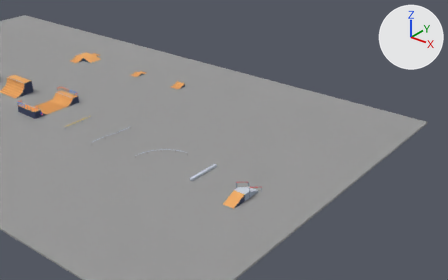
Renders of the glTF model game/assets/levels/greybox.glb from each side of a commit.
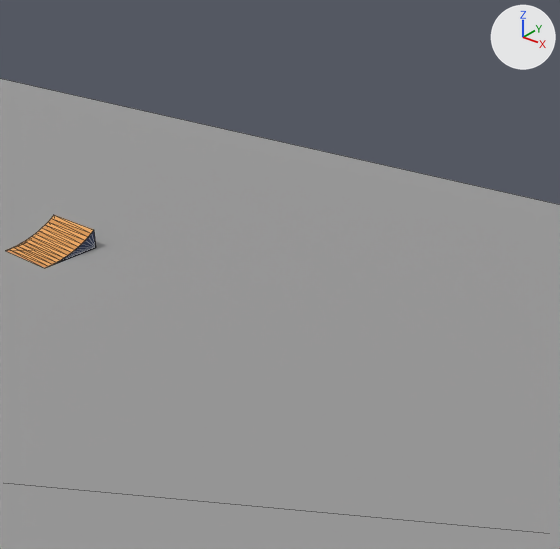
There are two pictures of each version: one from a camera (50 mm lens) standing at (151.9, -77.6, 62.4) and looking at (62.2, 34.5, -7.2), one close up from a camera (50 mm lens) standing at (69.0, 22.2, 14.7) and looking at (56.6, 37.7, 5.1). The axes (+X, +Y, +Z) are drawn at upper right. The lights are the same throughout. The older version's two pictures come first. The close-ups show mesh edges as thin lines. Objects named as collision shapes, trigger or cutter boxes, shadow casters or lower levels of detail are left out. Where no turn or scale is listed for an object, it has been applied to the vertices.

The first close-up shows 'Concrete_GroundE-col', 'Wood_QuarterPipe_10-col'.
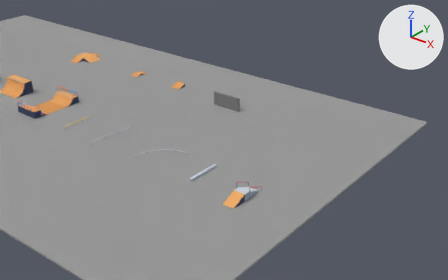
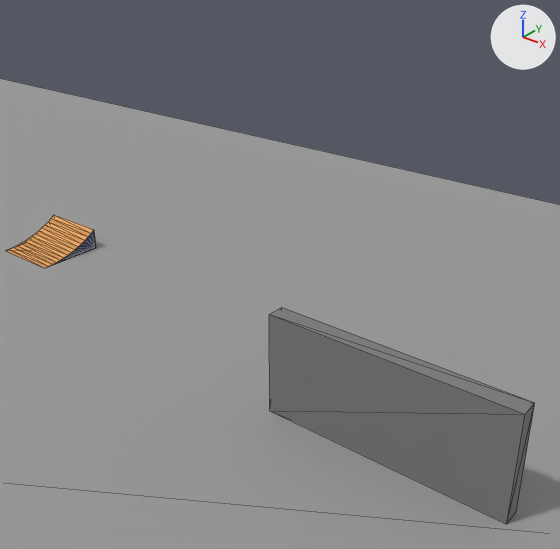
Changed parts and their boxes [x1, y1, x2, y2] in the close-ups (560 x 549 px):
```json
{"object": "Wall_Plant-col", "change": "added", "after": [269, 307, 535, 524]}
```

Edits to the scene script, one JSON object a line:
```json
{"op": "add", "block": "me_wall_plant_col", "code": ["me_wall_plant_col = bpy.data.meshes.new('Wall_Plant-col')", "me_wall_plant_col.from_pydata(...)  # a box spanning x 56.0..64.0, y 38.0..38.6, z 0.0..3.5", "me_wall_plant_col.materials.append(mat_greydark)  # grey #7c7c7c"]}
{"op": "add", "block": "ob_wall_plant_col", "code": ["ob_wall_plant_col = bpy.data.objects.new('Wall_Plant-col', me_wall_plant_col)", "ob_wall_plant_col.location = (0.0, 0.0, 0.0)"]}
```
